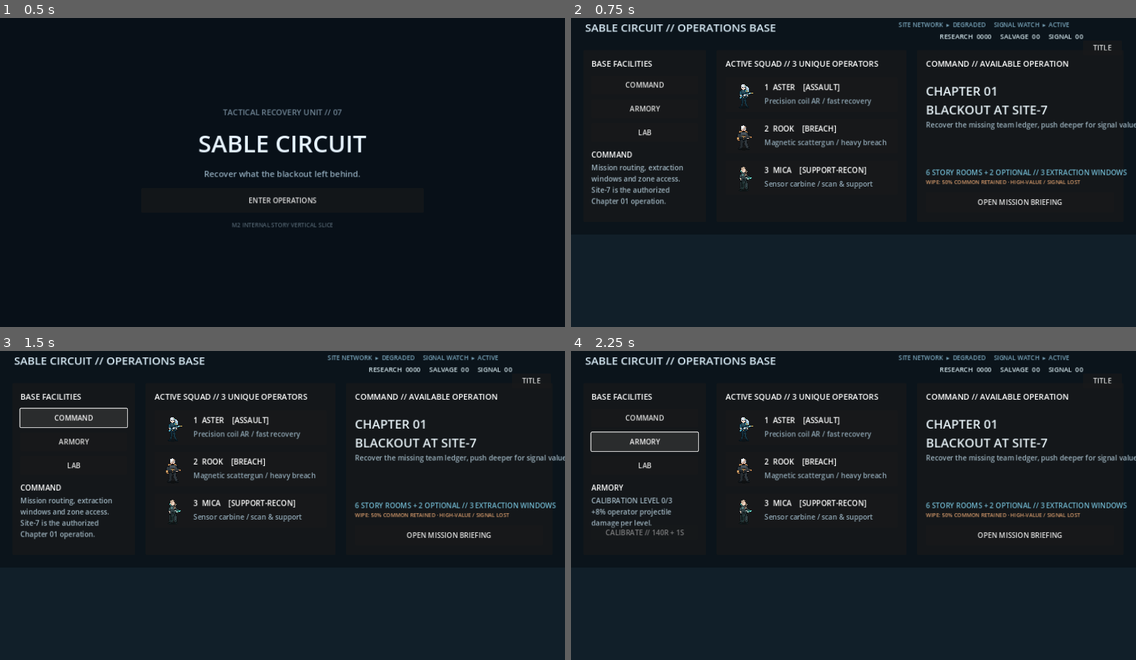
Above: before the commit, frames 1-4 (two rows, left to right).
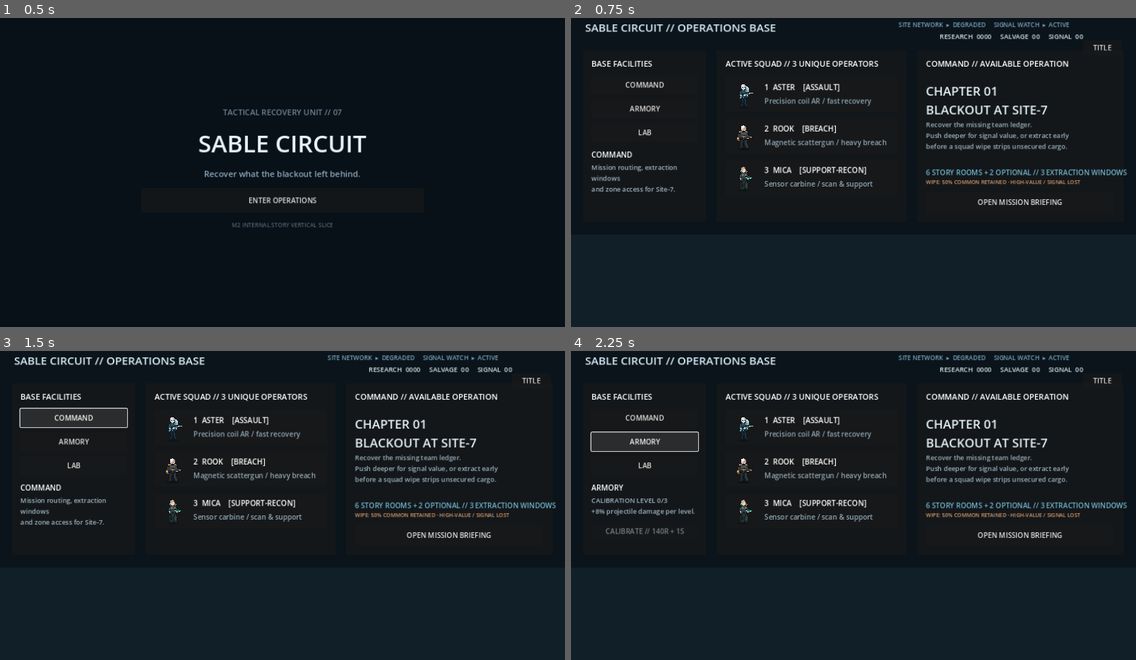
Above: after the commit, the same moments.

Repository: comicman081-collab/sable-circuit
Game: Godot game, scene res://scenes/bootstrap/Bootstrap.tscn
Two runs of this game, one before a commit and one after it. Both use one fixed random seed, a clock stepped at 60 frames per second and the inputs below.
Inputs:
- Up to frame 1 (0.5 s): no input
- Up to frame 2 (0.75 s): click "ENTER OPERATIONS" at 0.5 s
- Up to frame 3 (1.5 s): click "COMMAND" at 1.25 s
- Up to frame 4 (2.25 s): click "ARMORY" at 2 s

Frame 1 is identical in both runs. In frame 2, 1.6% of the frame differs, in the area x 3-100%, y 33-61%; in frame 3, 1.6%; in frame 4, 1.5%.

Commit message:
ui: clean M8 base progression layout

Diff:
--- a/scripts/ui/base_lobby.gd
+++ b/scripts/ui/base_lobby.gd
@@ -64,8 +64,8 @@
     for i in range(names.size()):
         var button:=Button.new(); button.text=names[i]; button.position=Vector2(18,58+i*54); button.size=Vector2(242,42); var facility_name:String=names[i]; button.pressed.connect(func()->void:_show_facility(facility_name)); panel.add_child(button)
     _facility_title=Label.new(); _facility_title.position=Vector2(18,225); _facility_title.add_theme_font_size_override("font_size",17); panel.add_child(_facility_title)
-    _facility_body=Label.new(); _facility_body.position=Vector2(18,255); _facility_body.size=Vector2(240,64); _facility_body.autowrap_mode=TextServer.AUTOWRAP_WORD_SMART; _facility_body.add_theme_color_overrid …(64 unchanged characters)…
-    _upgrade_button=Button.new(); _upgrade_button.position=Vector2(18,322); _upgrade_button.size=Vector2(242,34); _upgrade_button.pressed.connect(_request_current_upgrade); panel.add_child(_upgrade_button)
+    _facility_body=Label.new(); _facility_body.position=Vector2(18,255); _facility_body.size=Vector2(240,58); _facility_body.autowrap_mode=TextServer.AUTOWRAP_WORD_SMART; _facility_body.add_theme_font_size_override("font_size",15); _facility_body.add_theme_color_overrid …(64 unchanged characters)…
+    _upgrade_button=Button.new(); _upgrade_button.position=Vector2(18,318); _upgrade_button.size=Vector2(242,36); _upgrade_button.pressed.connect(_request_current_upgrade); panel.add_child(_upgrade_button)
     _purchase_status=Label.new(); _purchase_status.position=Vector2(18,360); _purchase_status.size=Vector2(242,22); _purchase_status.add_theme_font_size_override("font_size",12); panel.add_child(_purchase_status)
 
 func _show_facility(name:String)->void:
@@ -76,15 +76,15 @@
     _upgrade_button.visible = name in ["ARMORY","LAB"]
     match name:
         "COMMAND":
-            _facility_body.text="Mission routing, extraction windows and zone access. Site-7 is the authorized Chapter 01 operation."
+            _facility_body.text="Mission routing, extraction windows\nand zone access for Site-7."
         "ARMORY":
             var level:=int(_campaign.get("armory_level",0)); var max_level:=int(_campaign.get("max_upgrade_level",3)); var cost:Dictionary=_campaign.get("armory_cost",{})
-            _facility_body.text="CALIBRATION LEVEL %d/%d\n+8%% operator projectile damage per level."%[level,max_level]
+            _facility_body.text="CALIBRATION LEVEL %d/%d\n+8%% projectile damage per level."%[level,max_level]
             _upgrade_button.text="CALIBRATE // %dR + %dS"%[int(cost.get("research",0)),int(cost.get("salvage",0))]
             _upgrade_button.disabled = level>=max_level or not _can_afford(cost)
         "LAB":
             var level:=int(_campaign.get("lab_level",0)); var max_level:=int(_campaign.get("max_upgrade_level",3)); var cost:Dictionary=_campaign.get("lab_cost",{})
-            _facility_body.text="SIGNAL ANALYSIS LEVEL %d/%d\n+12%% secured research value per level."%[level,max_level]
+            _facility_body.text="SIGNAL ANALYSIS LEVEL %d/%d\n+12%% secured research per level."%[level,max_level]
             _upgrade_button.text="ANALYZE // %dR + %dF"%[int(cost.get("research",0)),int(cost.get("fragments",0))]
             _upgrade_button.disabled = level>=max_level or not _can_afford(cost)
 
@@ -120,7 +120,7 @@
     var panel:=Panel.new(); panel.position=Vector2(784,92); panel.size=Vector2(468,390); add_child(panel)
     var title:=Label.new(); title.text="COMMAND // AVAILABLE OPERATION"; title.position=Vector2(20,18); title.add_theme_font_size_override("font_size",18); panel.add_child(title)
     var chapter:=Label.new(); chapter.text="CHAPTER 01\nBLACKOUT AT SITE-7"; chapter.position=Vector2(20,72); chapter.add_theme_font_size_override("font_size",28); chapter.add_theme_color_override("font_color",Color("e7f2f7")); panel.add_child(chapter)
-    var desc:=Label.new(); desc.text="Recover the missing team ledger, push deeper for signal value, or take an emergency extraction window before a squad wipe strips unsecured cargo."; desc.position=Vector2(20,158); desc.size=Vector2(426,94); desc.autowrap_mode=TextServer.AUTOWRAP_WORD_SMART; desc.add_theme_color_override("font_color",Color("9bb1bd")); panel.add_child(desc)
+    var desc:=Label.new(); desc.text="Recover the missing team ledger.\nPush deeper for signal value, or extract early\nbefore a squad wipe strips unsecured cargo."; desc.position=Vector2(20,158); desc.size=Vector2(426,82); desc.add_theme_font_size_override("font_size",15); desc.add_theme_color_override("font_color",Color("9bb1bd")); panel.add_child(desc)
     var route:=Label.new(); route.text="6 STORY ROOMS + 2 OPTIONAL // 3 EXTRACTION WINDOWS"; route.position=Vector2(20,266); route.add_theme_color_override("font_color",Color("70b6ce")); panel.add_child(route)
     var risk:=Label.new(); risk.text="WIPE: 50% COMMON RETAINED · HIGH-VALUE / SIGNAL LOST"; risk.position=Vector2(20,290); risk.add_theme_font_size_override("font_size",12); risk.add_theme_color_override("font_color",Color("d59a6b")); panel.add_child(risk)
     var start:=Button.new(); start.text="OPEN MISSION BRIEFING"; start.position=Vector2(20,322); start.size=Vector2(426,46); start.pressed.connect(func()->void:mission_requested.emit()); panel.add_child(start)
